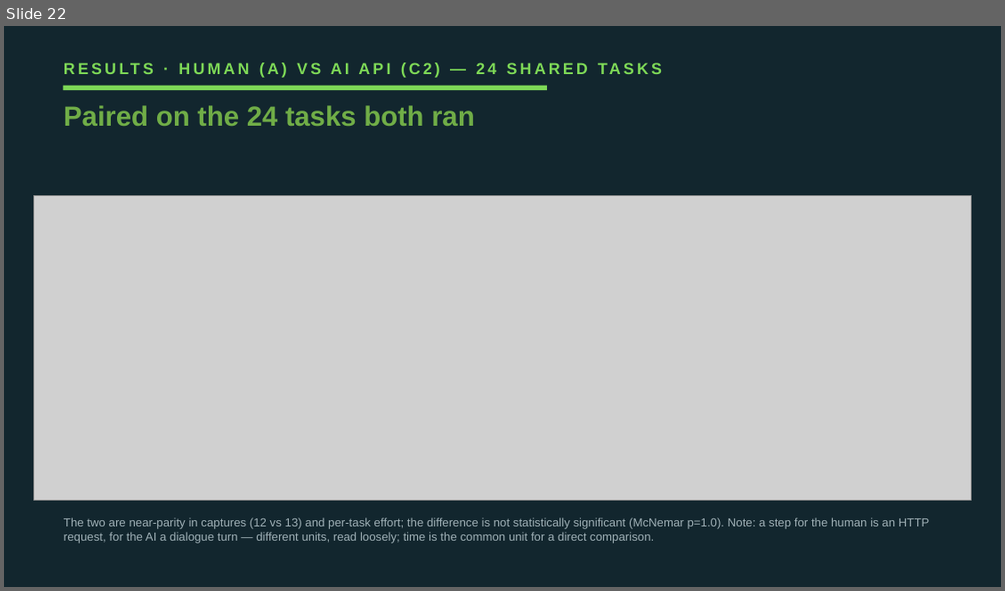
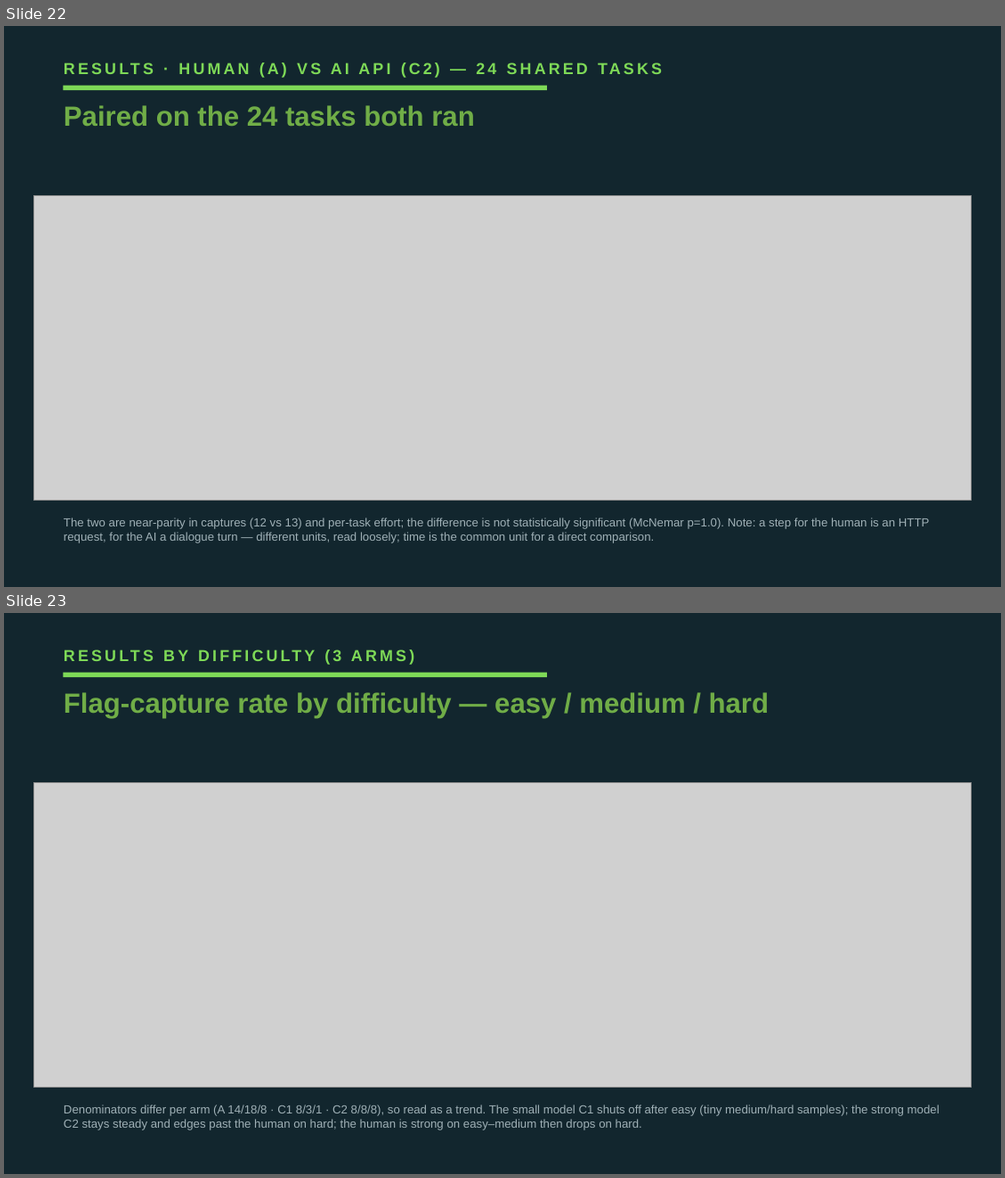
Before and after one commit to VuNguyenBinh/KLTN-FA26, a slide deck: Slide/KTLN_slide_EN.pptx. Shown one above the other, each under a label of ours: slide 22 before the commit, slides 22 and 23 after it. The pictures are 1005x591 and 1005x1178 pixels, drawn with LibreOffice and Linux fonts; fonts in the diff are those of the drawing; grey boxes stand for pictures. Boxes give left, top, right and bottom in pixels: in the first picture for what was removed or moved away, otherwise in the second. Text is boxed around its words. In the diff, an @@ line names an element or a change of style, - is before the commit and + after.

```diff
--- a/Slide/KTLN_slide_EN.pptx
+++ b/Slide/KTLN_slide_EN.pptx
@@ slide 23 added at bbox=[4, 613, 1001, 1174], background #12262E @@
@@ text added at bbox=[332, 649, 341, 661], 11.5 pt, text #7ED957, bold @@
+RESULTS BY DIFFICULTY (3 ARMS)
@@ rectangle added at bbox=[63, 673, 546, 678], fill #7ED957 @@
@@ text added at bbox=[64, 692, 769, 718], 20 pt, text #70AD47, bold @@
+Flag-capture rate by difficulty — easy / medium / hard
@@ picture added at bbox=[34, 782, 971, 1086] @@
@@ text added at bbox=[64, 1104, 939, 1130], 8.5 pt, text #9FB0B6 @@
+Denominators differ per arm (A 14/18/8 · C1 8/3/1 · C2 8/8/8), so read as a trend. The small model C1 shuts off after easy (tiny medium/hard samples); the strong model C2 stays steady and edges past the human on hard; the human is strong on easy–medium then drops on hard.
```
Also in this commit, not shown: 2 other files.
